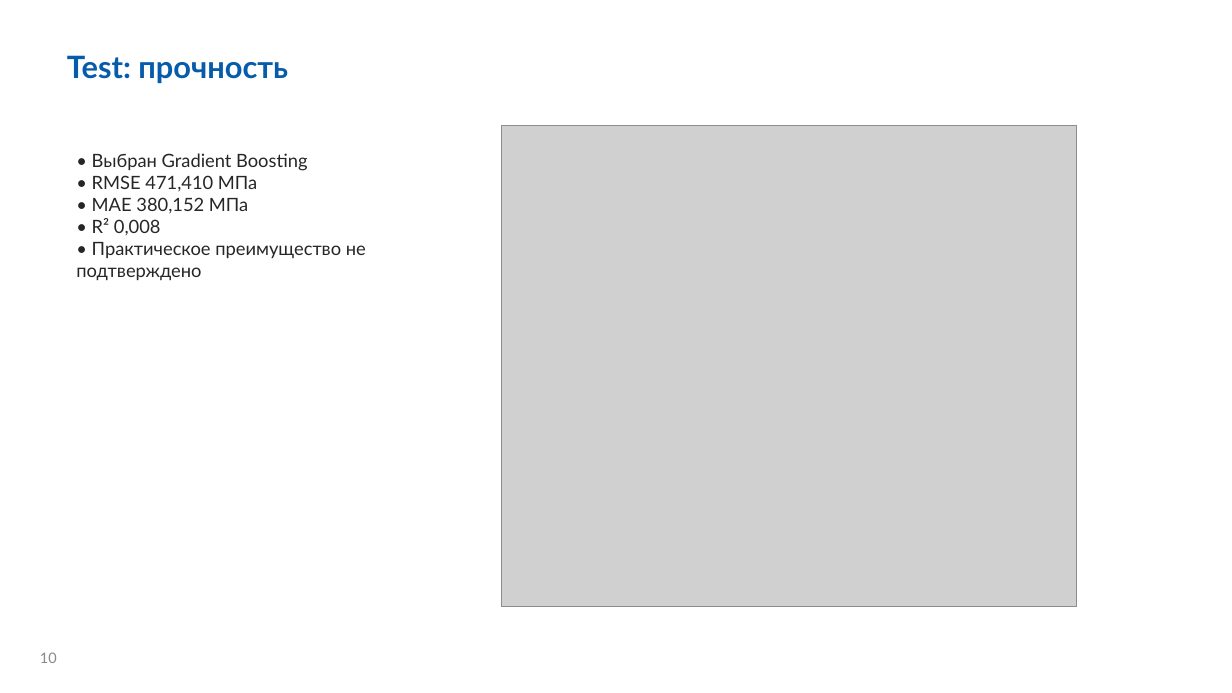
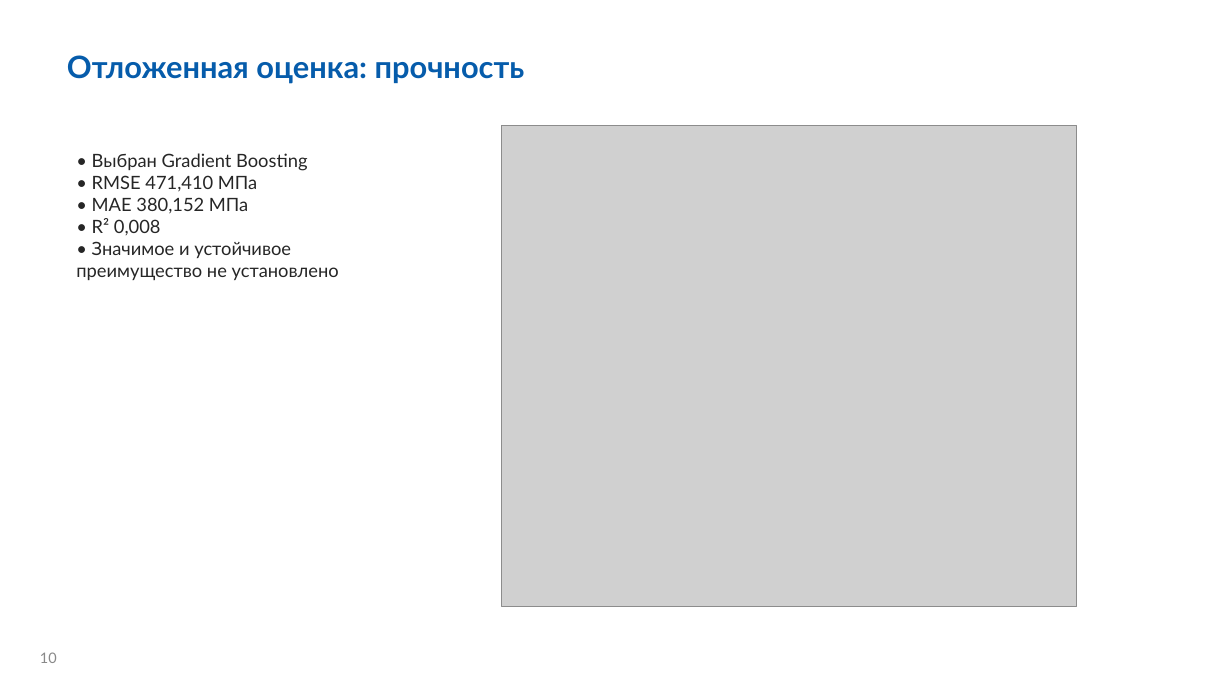
Before and after one commit to fpvcstep/composites-property-prediction, a slide deck: slide 10 of presentation/defense.pptx. Drawn at 1232x693 pixels with LibreOffice and Linux fonts; fonts in the diff are those of the drawing; grey boxes stand for pictures; background and template pictures are left out. Boxes give left, top, right and bottom in pixels: in the first picture for what was removed or moved away, otherwise in the second. Text is boxed around its words. In the diff, an @@ line names an element or a change of style, - is before the commit and + after.

```diff
--- a/presentation/defense.pptx
+++ b/presentation/defense.pptx
@@ text at box(67, 55, 525, 84): text changed @@
-Test: прочность
+Отложенная оценка: прочность
@@ text at box(76, 241, 339, 280): text changed @@
-• Практическое преимущество не подтверждено
+• Значимое и устойчивое преимущество не установлено
```
Also in this commit, not shown: 11 other slides changed, 16 other files.
